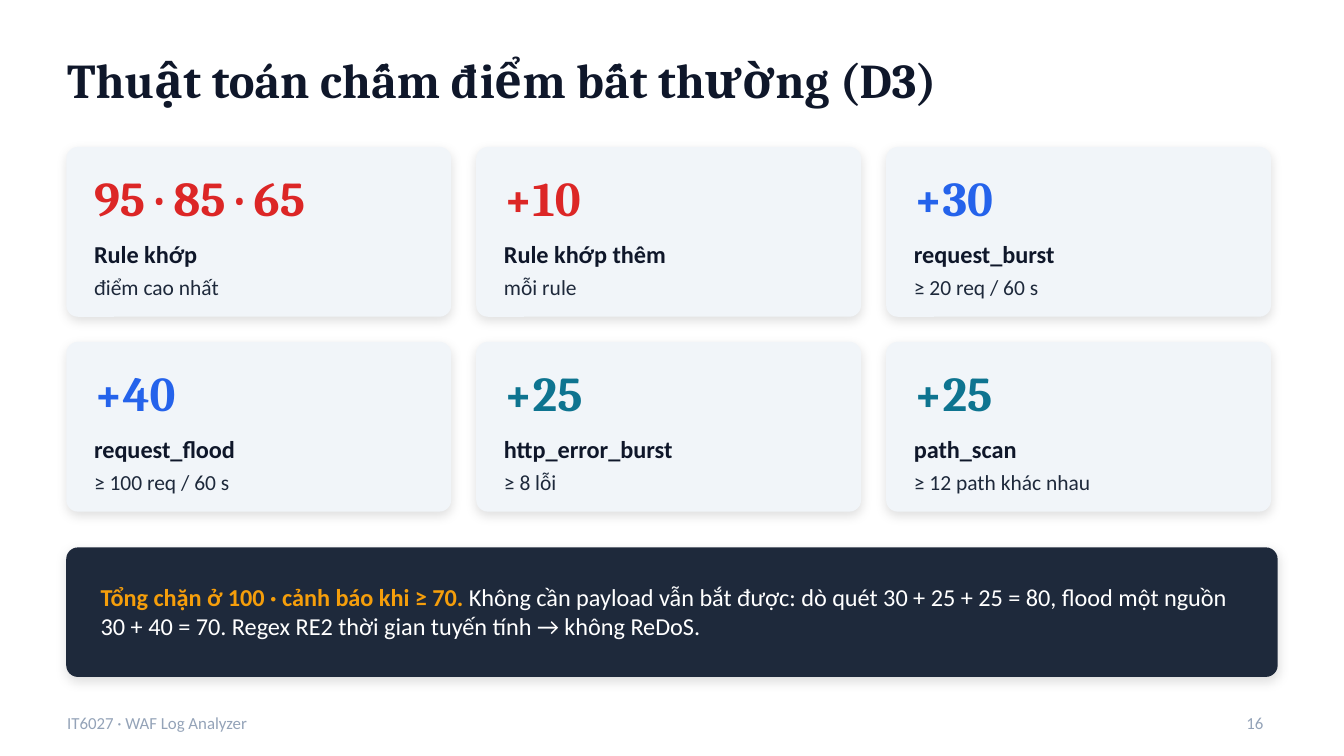
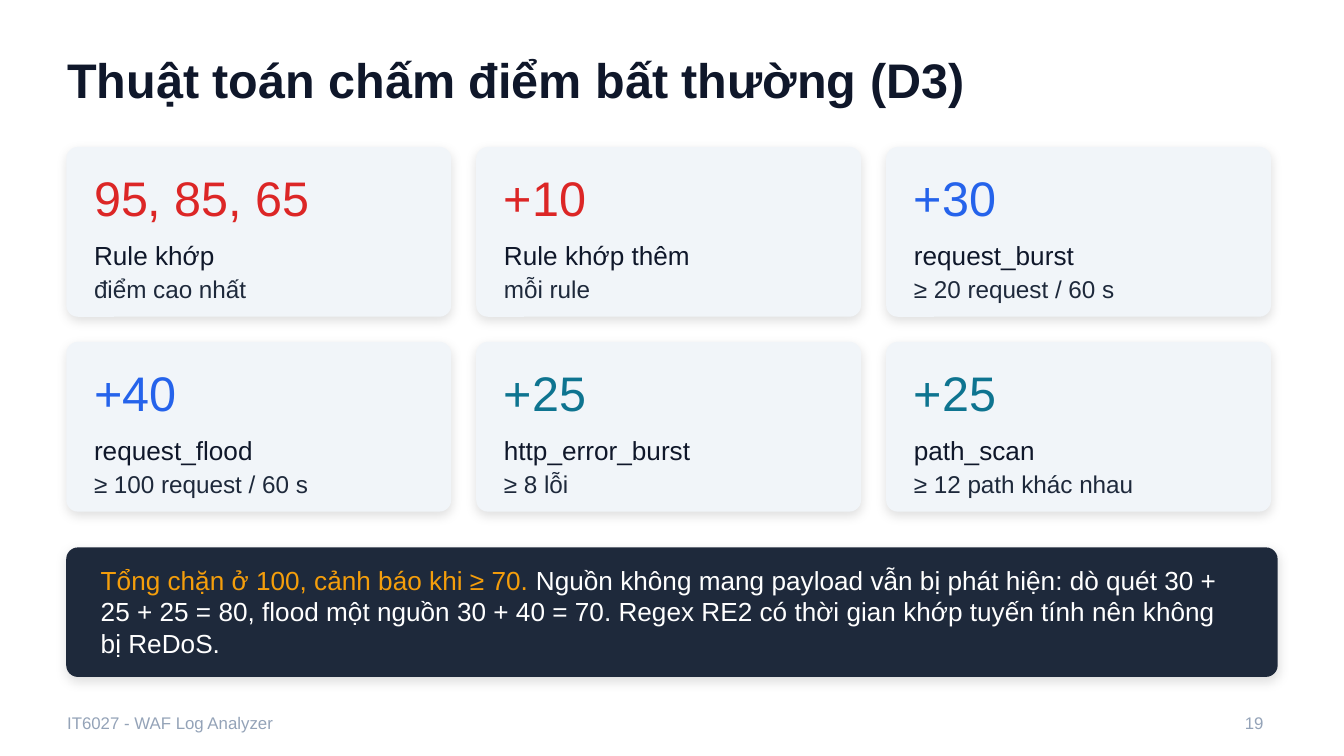
Before and after one commit to tranbadat/IT6027, a slide deck: slide 19 of docs/report/Slide_WAF_Log_Analyzer.pptx (slide 16 before the commit). Drawn at 1344x756 pixels with LibreOffice and Linux fonts; fonts in the diff are those of the drawing. Boxes give left, top, right and bottom in pixels: in the first picture for what was removed or moved away, otherwise in the second. Text is boxed around its words. In the diff, an @@ line names an element or a change of style, - is before the commit and + after.

```diff
--- a/docs/report/Slide_WAF_Log_Analyzer.pptx
+++ b/docs/report/Slide_WAF_Log_Analyzer.pptx
@@ title "Thuật toán chấm điểm bất ..." at [67,60,964,108]: font Cambria to Arial @@
@@ text at [94,182,310,223]: text changed; font Cambria to Arial; bold off @@
-95 · 85 · 65
+95, 85, 65
@@ text at [934,281,1114,303]: text changed; size 11.5 to 13 pt; font Calibri to Arial @@
-≥ 20 req / 60 s
+≥ 20 request / 60 s
@@ font Cambria to Arial, bold off in 5 elements at [504,182,586,217], [914,182,996,217], [94,377,176,412], [504,377,586,412], [914,377,996,412] @@
@@ size 13 to 14 pt, font Calibri to Arial, bold off in 6 elements at [94,245,214,271], [504,245,690,271], [914,246,1074,271], [94,441,253,466], [504,441,690,466], [914,441,1035,466] @@
@@ text at [114,476,308,498]: text changed; size 11.5 to 13 pt; font Calibri to Arial @@
-≥ 100 req / 60 s
+≥ 100 request / 60 s
@@ size 11.5 to 13 pt, font Calibri to Arial in 4 elements at [94,278,246,299], [504,278,590,299], [524,473,568,494], [934,475,1133,498] @@
@@ text at [101,569,1214,657]: text changed; size 13 to 14 pt; font Calibri to Arial @@
-Tổng chặn ở 100 · cảnh báo khi ≥ 70. Không cần payload vẫn bắt được: dò quét 30 + 25 + 25 = 80, flood một nguồn 30 + 40 = 70. Regex RE2 thời gian tuyến tính → không ReDoS.
+Tổng chặn ở 100, cảnh báo khi ≥ 70. Nguồn không mang payload vẫn bị phát hiện: dò quét 30 + 25 + 25 = 80, flood một nguồn 30 + 40 = 70. Regex RE2 có thời gian khớp tuyến tính nên không bị ReDoS.
@@ text at [67,717,272,733]: text changed; font Calibri to Arial @@
-IT6027 · WAF Log Analyzer
+IT6027 - WAF Log Analyzer
@@ page number at [1245,717,1264,729]: text changed; font Calibri to Arial @@
-16
+19
```
Also in this commit, not shown: 20 other slides changed, 3 slides added, 4 other files.
